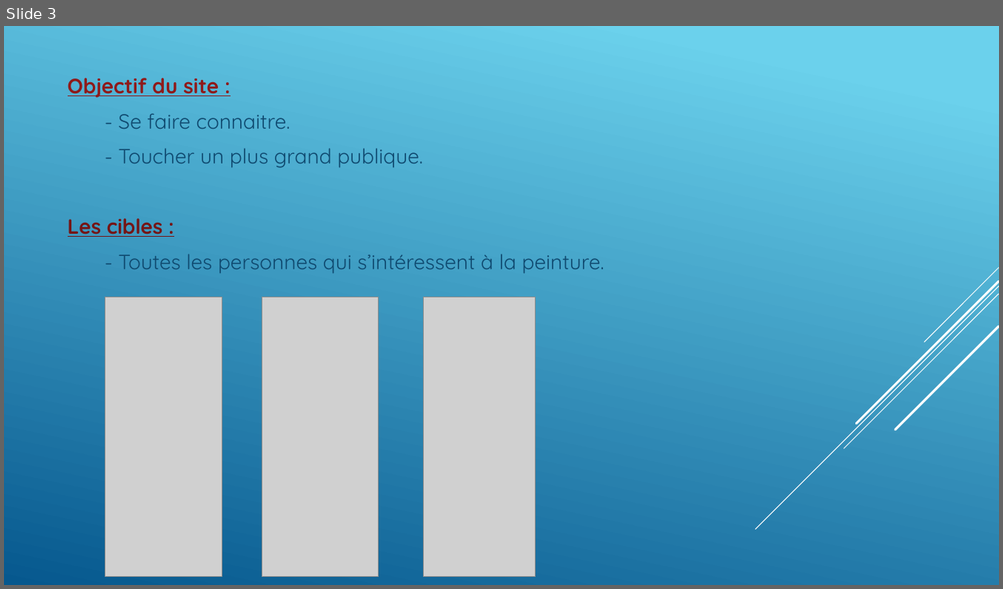
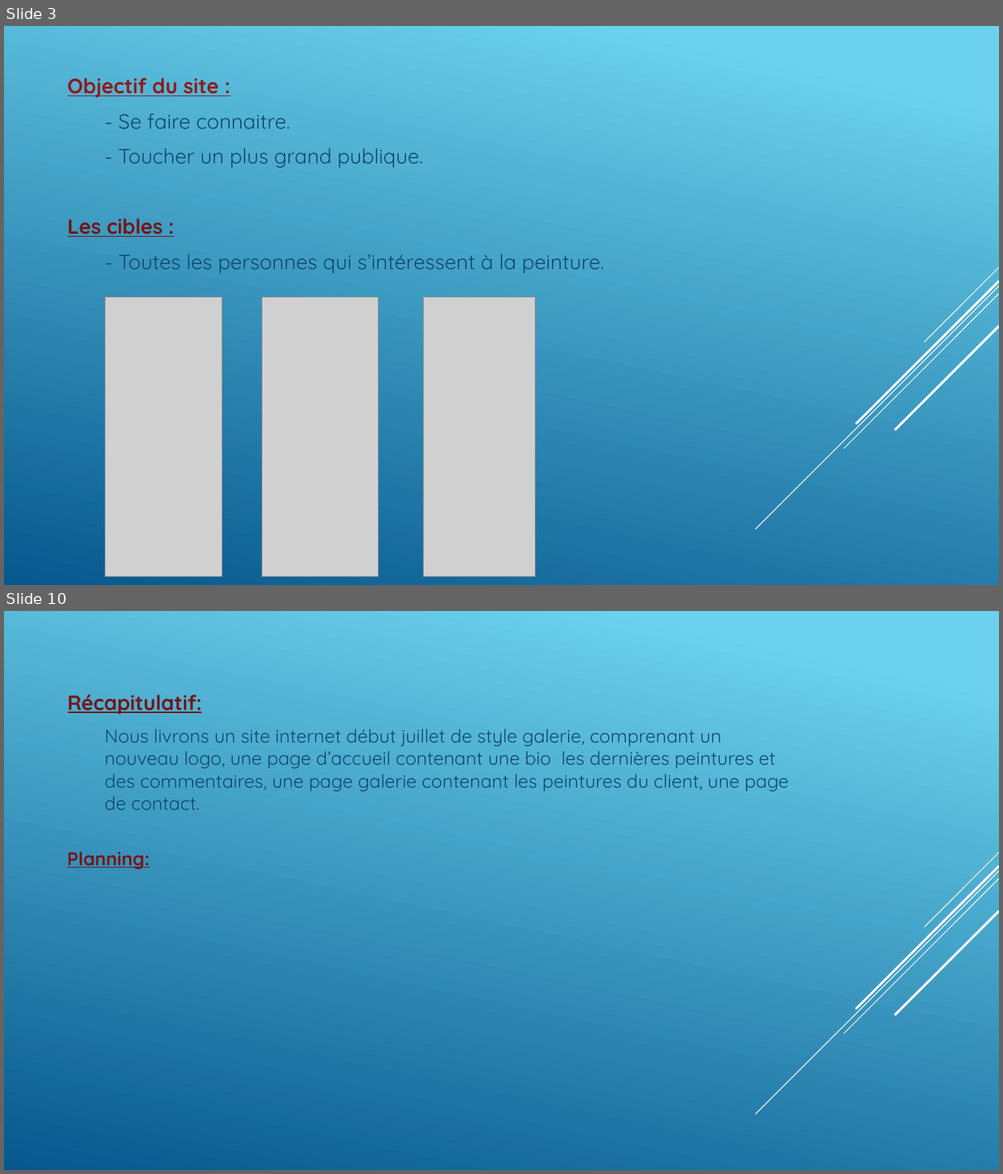
Before and after one commit to GillesP-dev/FilRouge, a slide deck: CDC/L_artiste.pptx. Shown one above the other, each under a label of ours: slide 3 before the commit, slides 3 and 10 after it; the slides between them are not shown. The pictures are 1003x589 and 1003x1174 pixels, drawn with LibreOffice and Linux fonts; fonts in the diff are those of the drawing; grey boxes stand for pictures. Boxes give left, top, right and bottom in pixels: in the first picture for what was removed or moved away, otherwise in the second. Text is boxed around its words. In the diff, an @@ line names an element or a change of style, - is before the commit and + after.

```diff
--- a/CDC/L_artiste.pptx
+++ b/CDC/L_artiste.pptx
@@ slide 10 added at bbox=[4, 611, 999, 1170], background gradient #6ED2EB to #06588E; not listed: 5 template elements that a slide beside it also shows @@
@@ text added at bbox=[68, 694, 788, 810], 18 pt, text #0F496F @@
+Récapitulatif:
+  Nous livrons un site internet début juillet de style galerie, comprenant un nouveau logo, une page d’accueil contenant une bio les dernières peintures et des commentaires, une page galerie contenant les peintures du client, une page de contact.
@@ text added at bbox=[67, 851, 149, 869], 18 pt, text #751515, bold, underline @@
+Planning:
```
Also in this commit, not shown: 3 slides changed, 4 other slides added.
